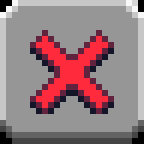
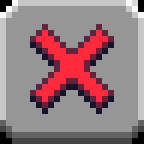
Before/after of a w=144, h=144 layered artwork. What changed in the layer stack:
painted on "Layer 2" over [30, 24, 114, 114]
